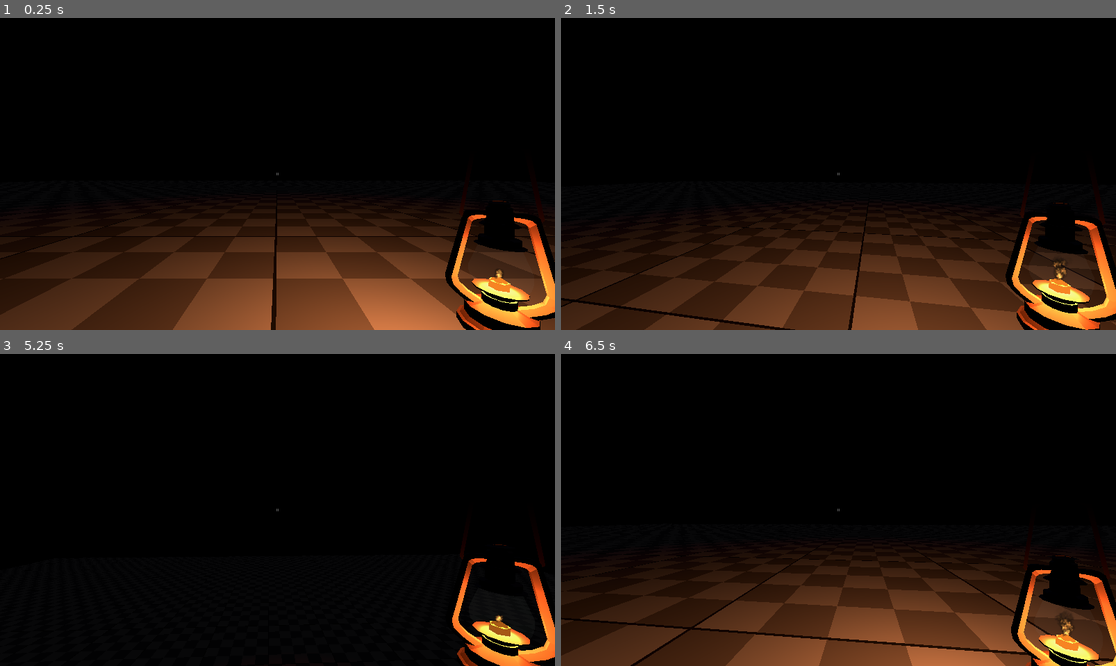
Above: before the commit, frames 1-4 (two rows, left to right).
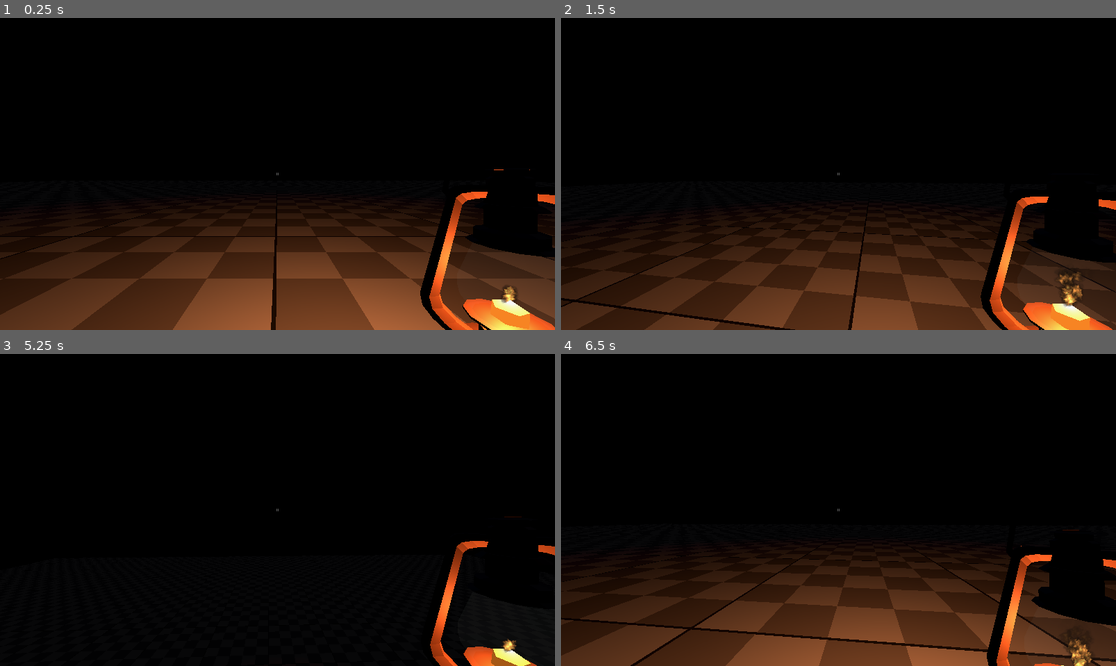
Above: after the commit, the same moments.

Repository: Aaron-Massey/untitledMazeGame
Game: Godot game, scene res://main.tscn
Two runs of this game, one before a commit and one after it. Both use one fixed random seed, a clock stepped at 60 frames per second and the inputs below.
Inputs (mouse positions are in pixels of both pictures, inside the frame that each line leads up to):
- Up to frame 1 (0.25 s): no input
- Up to frame 2 (1.5 s): move the mouse to (866, 174) at 0.52 s; hold W (move_up) from 0.53 s (still down); click (866, 174) at 0.6 s; tap Space (jump) at 0.77 s; move the mouse to (810, 174) at 1.27 s; tap E (interact) at 1.35 s
- Up to frame 3 (5.25 s): keep holding W (move_up); tap Space (jump) at 1.52, 3.02, 3.77, 4.52 s; move the mouse to (288, 503) at 2.02 s; tap Q (lantern) at 2.1, 5.1 s; tap Enter at 2.75 s; move the mouse to (271, 516) at 2.77 s; tap Shift (move_sprint) at 2.85 s; move the mouse to (316, 513) at 3.52 s; click (316, 513) at 3.6 s; tap R (debug_reset) at 4.25, 5 s; move the mouse to (233, 506) at 4.27 s; tap E (interact) at 4.35 s; move the mouse to (283, 510) at 5.02 s
- Up to frame 4 (6.5 s): move the mouse to (816, 503) at 5.77 s; release W (move_up) at 5.78 s; hold D (move_right) from 5.78 s (still down); tap Shift (move_sprint) at 5.85 s; tap Space (jump) at 6.02 s

The runs differ from the first frame. In frame 1, 6.6% of the frame differs, in the area x 64-100%, y 48-100%; in frame 2, 5.2%; in frame 3, 3.2%; in frame 4, 5.0%.

Commit message:
Tweaked values for lantern

Diff:
--- a/assets/playerCharacter/Character.tscn
+++ b/assets/playerCharacter/Character.tscn
@@ -10,6 +10,9 @@
 [sub_resource type="CapsuleMesh" id="CapsuleMesh_to3e8"]
 
 [sub_resource type="Skin" id="Skin_bli80"]
+
+[sub_resource type="SphereShape3D" id="SphereShape3D_tb2j1"]
+radius = 0.1
 
 [node name="CharacterBody3D" type="CharacterBody3D" unique_id=194776046]
 script = ExtResource("1_bli80")
@@ -41,21 +44,23 @@
 [node name="UI (NON-INTERACTIVE)" parent="." unique_id=1016864372 instance=ExtResource("2_kvk7c")]
 
 [node name="SpringArm3D" type="SpringArm3D" parent="." unique_id=793623284]
-transform = Transform3D(-0.65554523, 0, 0.755156, 0, 1, 0, -0.755156, 0, -0.65554523, 0.355, 1.3, -0.326)
+transform = Transform3D(-0.65554523, 0, 0.755156, 0, 1, 0, -0.755156, 0, -0.65554523, 0.3020305, 1.4856973, -0.23288654)
+shape = SubResource("SphereShape3D_tb2j1")
+spring_length = 0.5
 
 [node name="TargetPoint" type="Marker3D" parent="SpringArm3D" unique_id=599060008]
 
 [node name="Lantern" type="Node3D" parent="." unique_id=1691315242]
-transform = Transform3D(0.781662, 0, -0.62370217, 0, 1, 0, 0.62370217, 0, 0.781662, 0.28622505, 0.8585241, -0.22221681)
+transform = Transform3D(0.781662, 0, -0.62370217, 0, 1, 0, 0.62370217, 0, 0.781662, 0.59117234, 1.3235666, -0.5962111)
 script = ExtResource("2_7f6i5")
 
 [node name="OmniLight3D" type="OmniLight3D" parent="Lantern" unique_id=1276087575]
 transform = Transform3D(1, 0, 0, 0, 1, 0, 0, 0, 1, 0, 0.17693925, 0)
 light_color = Color(1, 0.5647059, 0.30980393, 1)
 light_energy = 3.0
-light_size = 0.1
 shadow_enabled = true
 omni_range = 20.0
 omni_attenuation = 1.25
 
 [node name="Sketchfab_Scene" parent="Lantern" unique_id=282320140 instance=ExtResource("4_tb2j1")]
+transform = Transform3D(1, 0, -2.9802322e-08, 0, 1, 0, 2.9802322e-08, 0, 1, 0, -0.0354774, 0)
